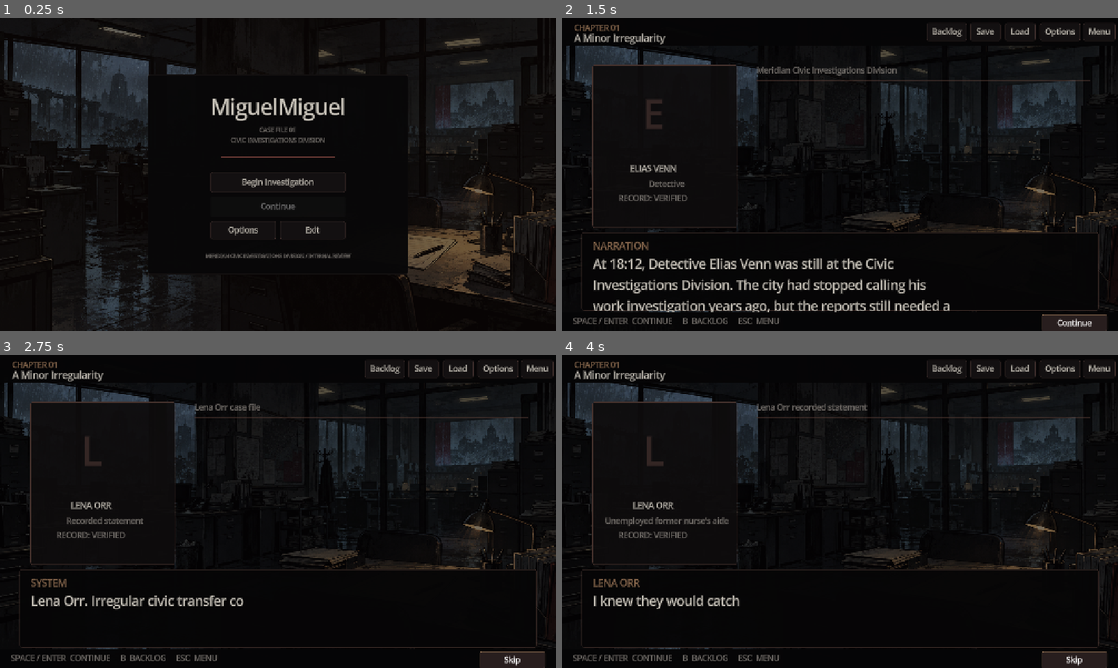
Above: before the commit, frames 1-4 (two rows, left to right).
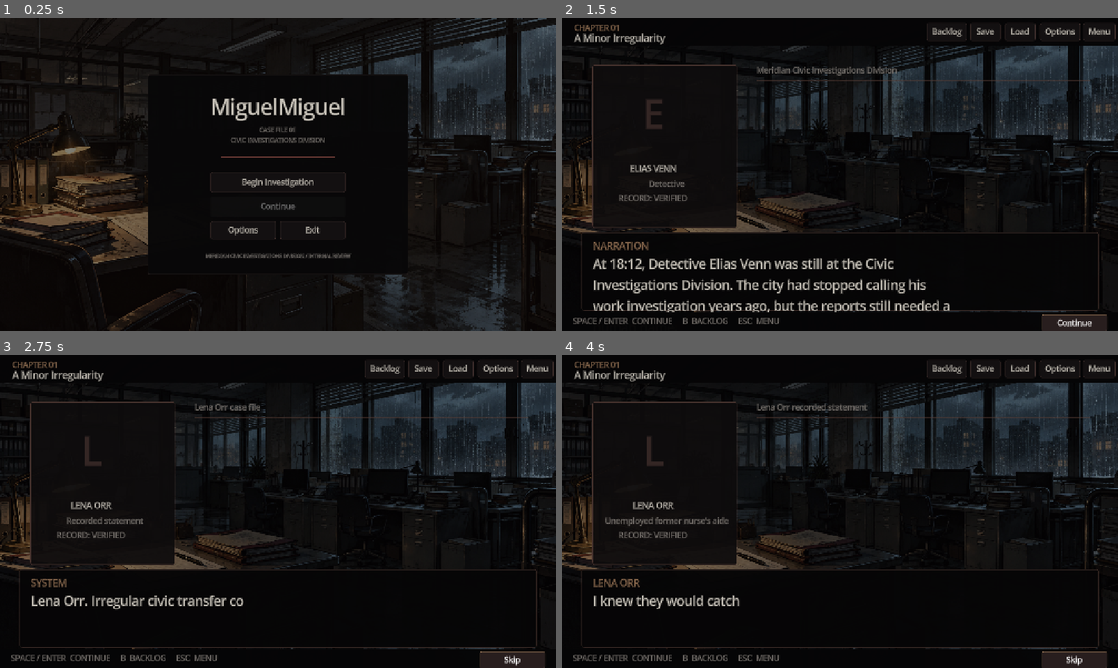
Above: after the commit, the same moments.

Repository: abckids1202/MiguelMiguel
Game: Godot game, scene res://scenes/main.tscn
Same seed, same stepped clock (60 frames per second), same inputs: the game is played once before the commit and once after it.
Inputs:
- Up to frame 1 (0.25 s): no input
- Up to frame 2 (1.5 s): click "Begin Investigation" at 0.5 s; click "Skip" at 1.25 s
- Up to frame 3 (2.75 s): click "Continue" at 2 s
- Up to frame 4 (4 s): click "Skip" at 2.75 s; click "Continue" at 3.5 s

The runs differ from the first frame. In frame 1, 22% of the frame differs, in the area x 0-100%, y 0-100%; in frame 2, 13%; in frame 3, 13%; in frame 4, 13%.

Commit message:
Remake backgrounds with empty angled compositions

Diff:
--- a/scripts/main.gd
+++ b/scripts/main.gd
@@ -30,17 +30,17 @@
 var background_tint: ColorRect
 var active_background_id := ""
 var background_catalog := {
-    "civic_office_after_hours": "res://assets/backgrounds/bg_civic_office_v2.png",
-    "meridian_revolt_street": "res://assets/backgrounds/bg_meridian_revolt_street.png",
-    "interrogation_split": "res://assets/backgrounds/bg_interrogation_split_v2.png",
-    "meridian_train": "res://assets/backgrounds/bg_meridian_train.png",
-    "detention_entrance": "res://assets/backgrounds/bg_meridian_revolt_street.png",
-    "aranda_apartment_memory": "res://assets/backgrounds/bg_aranda_apartment_memory.png",
-    "memory_lab": "res://assets/backgrounds/bg_memory_lab.png",
-    "measure_archive": "res://assets/backgrounds/bg_measure_archive.png",
-    "evidence_lab": "res://assets/backgrounds/bg_evidence_lab.png",
-    "legal_review": "res://assets/backgrounds/bg_evidence_lab.png",
-    "final_report": "res://assets/backgrounds/bg_final_report.png",
+    "civic_office_after_hours": "res://assets/backgrounds/bg_civic_office_v3.png",
+    "meridian_revolt_street": "res://assets/backgrounds/bg_meridian_revolt_street_v3.png",
+    "interrogation_split": "res://assets/backgrounds/bg_interrogation_split_v3.png",
+    "meridian_train": "res://assets/backgrounds/bg_meridian_train_v3.png",
+    "detention_entrance": "res://assets/backgrounds/bg_meridian_revolt_street_v3.png",
+    "aranda_apartment_memory": "res://assets/backgrounds/bg_aranda_apartment_memory_v3.png",
+    "memory_lab": "res://assets/backgrounds/bg_memory_lab_v3.png",
+    "measure_archive": "res://assets/backgrounds/bg_measure_archive_v3.png",
+    "evidence_lab": "res://assets/backgrounds/bg_evidence_lab_v3.png",
+    "legal_review": "res://assets/backgrounds/bg_evidence_lab_v3.png",
+    "final_report": "res://assets/backgrounds/bg_final_report_v3.png",
 }
 var title_layer: Control
 var game_layer: Control
@@ -131,7 +131,7 @@
     add_child(background)
 
     background_image = TextureRect.new()
-    background_image.texture = preload("res://assets/backgrounds/bg_civic_office_v2.png")
+    background_image.texture = preload("res://assets/backgrounds/bg_civic_office_v3.png")
     background_image.expand_mode = TextureRect.EXPAND_IGNORE_SIZE
     background_image.stretch_mode = TextureRect.STRETCH_KEEP_ASPECT_COVERED
     background_image.modulate = Color(0.78, 0.84, 0.86, 0.88)
@@ -508,7 +508,7 @@
     var requested_path := str(background_catalog.get(background_id, ""))
     if requested_path.is_empty() or not ResourceLoader.exists(requested_path):
         push_warning("Missing background asset for '%s'; using civic office fallback." % background_id)
-        requested_path = "res://assets/backgrounds/bg_civic_office_v2.png"
+        requested_path = "res://assets/backgrounds/bg_civic_office_v3.png"
     var texture := load(requested_path) as Texture2D
     if texture == null:
         push_warning("Could not load background '%s'." % requested_path)
Binary file added: assets/backgrounds/bg_aranda_apartment_memory_v3.png
Not shown, added: assets/backgrounds/bg_aranda_apartment_memory_v3.png.import
Binary file added: assets/backgrounds/bg_civic_office_v3.png
Not shown, added: assets/backgrounds/bg_civic_office_v3.png.import
Binary file added: assets/backgrounds/bg_evidence_lab_v3.png
Not shown, added: assets/backgrounds/bg_evidence_lab_v3.png.import
Binary file added: assets/backgrounds/bg_final_report_v3.png
Not shown, added: assets/backgrounds/bg_final_report_v3.png.import
Binary file added: assets/backgrounds/bg_interrogation_split_v3.png
Not shown, added: assets/backgrounds/bg_interrogation_split_v3.png.import
Binary file added: assets/backgrounds/bg_measure_archive_v3.png
Not shown, added: assets/backgrounds/bg_measure_archive_v3.png.import
(and 8 more such lines)
